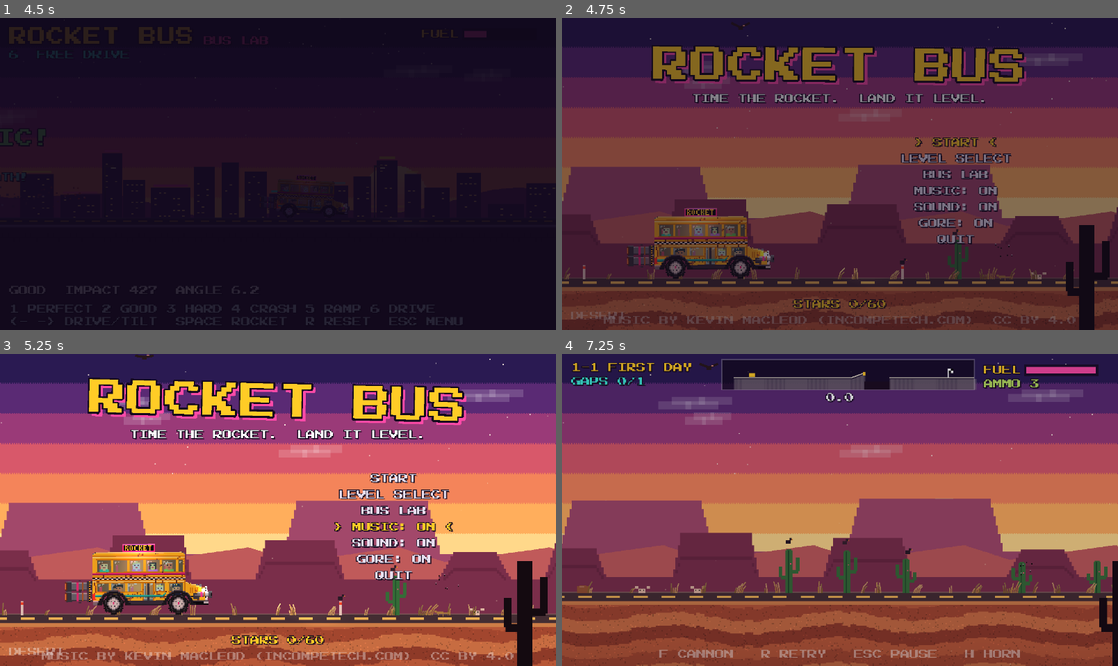
Above: before the commit, frames 1-4 (two rows, left to right).
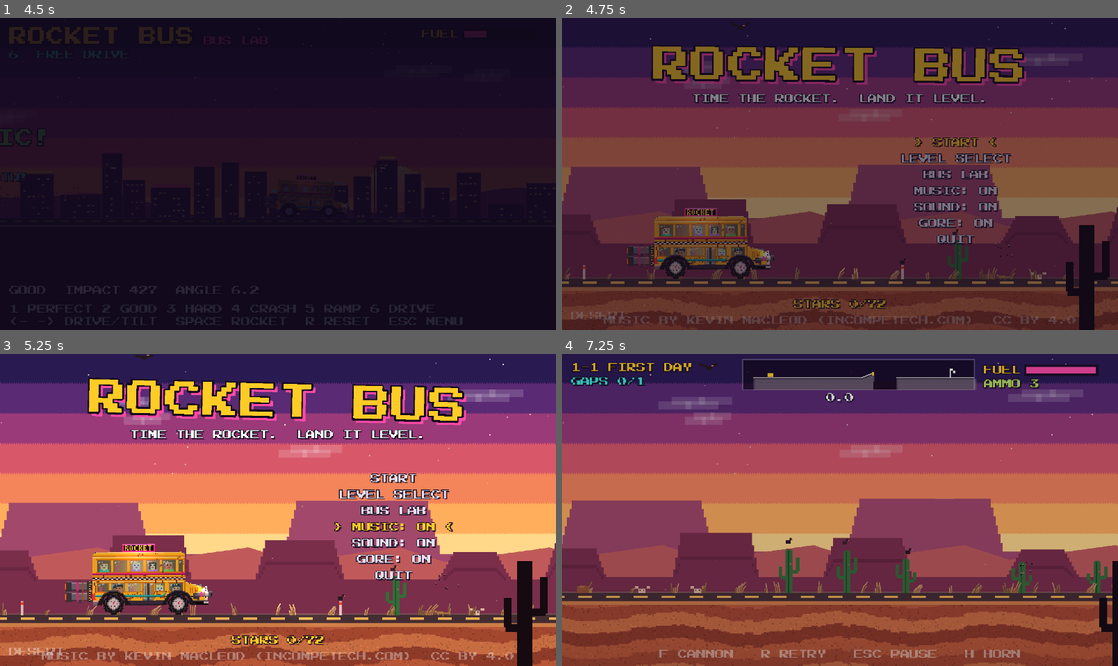
Above: after the commit, the same moments.

Repository: pwshfan1980h/rocket-bus
Game: Godot game, scene res://scenes/bus_lab.tscn
Same seed, same stepped clock (60 frames per second), same inputs: the game is played once before the commit and once after it. This scene is started directly instead of the project's main scene.
Inputs (mouse positions are in pixels of both pictures, inside the frame that each line leads up to):
- Up to frame 1 (4.5 s): tap Enter (ui_accept) at 0.5, 0.77, 1.07, 3.77, 4.07 s; move the mouse to (400, 158) at 0.52 s; hold D (move_right) 0.53-1.25 s; hold Space (rocket) 0.53-1.25 s; click (400, 158) at 0.67 s; drag from (166, 189) to (250, 236) at 1.27 s; move the mouse to (333, 105) at 2.02 s; hold D (move_right) 2.03-2.75 s; hold Space (rocket) 2.03-2.75 s; tap H (horn) at 2.1 s; drag from (250, 236) to (111, 127) at 2.77 s; move the mouse to (444, 220) at 3.52 s; hold A (move_left) 3.53-4.25 s; hold Space (rocket) 3.53-4.25 s; tap J at 3.6 s; tap Escape (pause) at 4.15 s; drag from (111, 127) to (194, 96) at 4.27 s
- Up to frame 2 (4.75 s): no input
- Up to frame 3 (5.25 s): move the mouse to (305, 510) at 5.02 s; hold Down (ui_down) from 5.03 s (still down); hold Space (rocket) from 5.03 s (still down); tap 0 at 5.1 s; click (305, 510) at 5.17 s
- Up to frame 4 (7.25 s): tap R (reset) at 5.65 s; release Down (ui_down) at 5.75 s; release Space (rocket) at 5.75 s; drag from (756, 432) to (728, 525) at 5.77 s; move the mouse to (962, 494) at 6.52 s; hold Up (ui_up) from 6.53 s (still down); hold Space (rocket) from 6.53 s (still down); tap Enter (ui_accept) at 6.77, 7.07 s

Frame 1 is identical in both runs. In frame 2, less than 0.1% of the frame differs, in the area x 54-59%, y 90-94%; in frame 3, less than 0.1%; in frame 4, 0.7%, in the area x 28-71%, y 1-12%.

Commit message:
Phase F (part 3): the Moon - world 6, 40% gravity, Earth in the sky
- Moon biome: starfield, Earth (clouds, night side), crater hills, lunar props
  (Rocket Bus flags, landers, dishes), spacey hum + Space Fighter Loop
- Per-world gravity; floaty 40% gravity on the Moon (bot prediction uses it)
- Four Moon levels with long low-g gaps and tight fuel tanks
- Level select grows to 6 worlds x 4 levels; menu can show the Moon

Co-Authored-By: Claude Opus 5.5 <noreply@anthropic.com>

Diff:
--- a/scripts/game/level.gd
+++ b/scripts/game/level.gd
@@ -343,10 +343,11 @@
 		target_angle = atan2(ahead - land_y, 30.0)
 		if p.x > next.x0 - 70 and p.x < next.x1:
 			var dy := land_y - 31 - p.y
-			var t := (-v.y + sqrt(maxf(0.0, v.y * v.y + 2 * 700 * dy))) / 700.0  # time to fall to the landing height
+			var g: float = PhysicsServer2D.area_get_param(get_world_2d().space, PhysicsServer2D.AREA_PARAM_GRAVITY)
+			var t := (-v.y + sqrt(maxf(0.0, v.y * v.y + 2 * g * dy))) / g  # time to fall to the landing height
 			# Keep burning until the ballistic arc lands past the gap AND clears the far lip.
 			var t_lip: float = maxf(0.0, (next.x1 + 20 - p.x) / maxf(v.x, 1.0))
-			var y_at_lip: float = p.y + v.y * t_lip + 350.0 * t_lip * t_lip
+			var y_at_lip: float = p.y + v.y * t_lip + g * 0.5 * t_lip * t_lip
 			var clears: bool = y_at_lip < next.land_y - 42 or p.x > next.x1
 			fire = p.x + v.x * t < next.x1 + 130 or not clears or not bus.airborne
 	if bus.airborne:
@@ -391,7 +392,7 @@
 	_label(layer, "%s %s" % [Levels.code(index), def.title], Vector2(8, 8), 8, Color("#ffcc26"), 2)
 	_hud.gaps = _label(layer, "GAPS 0/%d" % world.terrain.gaps.size(), Vector2(8, 20), 8, Color("#3cf0dc"), 2)
 	var minimap := Minimap.new().setup(world, bus)
-	minimap.position = Vector2(138, 5)
+	minimap.position = Vector2(156, 5)
 	layer.add_child(minimap)
 	_hud.time = _label(layer, "0.0", Vector2(0, 34), 8, Color.WHITE, 2)
 	_hud.time.size.x = 480
--- a/scripts/game/levels.gd
+++ b/scripts/game/levels.gd
@@ -2,7 +2,7 @@
 ## The 20 levels: 5 worlds x 4. Segment format is documented in terrain.gd.
 ## Gap dy is relative to the road before the ramp (negative = land higher).
 
-const WORLDS := ["DESERT", "JUNGLE", "MOUNTAINS", "SNOW", "VOLCANO"]
+const WORLDS := ["DESERT", "JUNGLE", "MOUNTAINS", "SNOW", "VOLCANO", "MOON"]
 ## The ramp alone carries the bus ~200px, so every gap gets this much extra to make the rocket matter.
 const GAP_EXTRA := 100.0
 
@@ -89,6 +89,18 @@
 			_f(300), _j(150, 55, 320, "lava"), _f(200), _j(150, 55, 340, "chasm", -40), _f(200), _fuel(),
 			_f(80), _j(160, 60, 360, "lava"), _f(200), _j(150, 55, 340, "lava", 40), _s(200, 30), _fuel(),
 			_f(80), _j(160, 60, 380, "lava"), _f(200), _j(160, 60, 400, "lava"), _f(500), _end()]),
+		# --- World 6: Moon (40% gravity: long, floaty jumps) -------------------------
+		_lvl("ONE SMALL HOP", "moon", 70, "Low gravity. Easy on the rocket.", [
+			_f(500), _j(150, 45, 610, "chasm"), _f(500), _end()]),
+		_lvl("CRATER HOPPER", "moon", 60, "Craters everywhere. Float between them.", [
+			_f(400), _j(150, 45, 670, "chasm"), _f(400), _h(400, 24, 2), _j(150, 50, 750, "chasm", -30),
+			_f(500), _end()]),
+		_lvl("DARK SIDE", "moon", 60, "Nobody's out here to see you crash.", [
+			_f(400), _j(150, 50, 750, "chasm"), _f(350), _fuel(), _f(100), _j(160, 55, 870, "chasm", 40),
+			_f(400), _j(150, 50, 810, "chasm", -40), _f(500), _end()]),
+		_lvl("EARTHRISE", "moon", 60, "The last stop is 238,900 miles from home.", [
+			_f(400), _j(150, 50, 810, "chasm"), _f(300), _j(160, 55, 900, "chasm", -40), _f(300), _fuel(),
+			_f(100), _j(160, 55, 960, "chasm", 40), _f(300), _j(170, 60, 1040, "chasm"), _f(600), _end()]),
 	]
 
 
--- a/scripts/lab/bus_lab.gd
+++ b/scripts/lab/bus_lab.gd
@@ -33,6 +33,7 @@
 
 
 func _ready() -> void:
+	World.set_space_gravity(get_world_2d(), 1.0)
 	_args = OS.get_cmdline_user_args()
 	var night := CanvasModulate.new()
 	night.color = Color(0.68, 0.6, 0.84)
--- a/scripts/ui/level_select.gd
+++ b/scripts/ui/level_select.gd
@@ -2,9 +2,9 @@
 ## 5 worlds x 4 levels. Arrows/WASD + Enter, or click. Esc goes back.
 ## U unlocks everything (handy while testing).
 
-const BIOME_OF := ["desert", "jungle", "mountain", "snow", "volcano"]
-const CELL := Vector2(66, 30)
-const ORIGIN := Vector2(98, 44)
+const BIOME_OF := ["desert", "jungle", "mountain", "snow", "volcano", "moon"]
+const CELL := Vector2(66, 26)
+const ORIGIN := Vector2(98, 38)
 
 var sel := 0
 var _cells: Array[Dictionary] = []
@@ -25,7 +25,7 @@
 	shade.size = Vector2(480, 270)
 	add_child(shade)
 	_text("LEVEL SELECT", Vector2(0, 10), 16, Color("#ffcc26"), 4, 480)
-	for w in 5:
+	for w in BIOME_OF.size():
 		_text(Levels.WORLDS[w], Vector2(8, ORIGIN.y + w * CELL.y + 9), 8, Color("#3cf0dc"), 2, 90).horizontal_alignment = HORIZONTAL_ALIGNMENT_LEFT
 		for l in 4:
 			var i := w * 4 + l
@@ -37,7 +37,7 @@
 			box.gui_input.connect(_on_cell_input.bind(i))
 			add_child(box)
 			var code := _text(Levels.code(i), pos + Vector2(0, 4), 8, Color.WHITE, 2, CELL.x)
-			var stars := _text("", pos + Vector2(0, 15), 8, Color("#ffcc26"), 2, CELL.x)
+			var stars := _text("", pos + Vector2(0, 13), 8, Color("#ffcc26"), 2, CELL.x)
 			_cells.append({"box": box, "code": code, "stars": stars})
 	_info_title = _text("", Vector2(0, 202), 8, Color("#ffcc26"), 2, 480)
 	_info_blurb = _text("", Vector2(0, 216), 8, Color.WHITE, 2, 480)
@@ -71,7 +71,7 @@
 		_refresh()
 	if move != Vector2i.ZERO:
 		var col := clampi(sel % 4 + move.x, 0, 3)
-		var row := clampi(sel / 4 + move.y, 0, 4)
+		var row := clampi(sel / 4 + move.y, 0, BIOME_OF.size() - 1)
 		sel = row * 4 + col
 		Audio.play("ui_move", -8.0)
 		_refresh()
--- a/scripts/ui/main_menu.gd
+++ b/scripts/ui/main_menu.gd
@@ -1,7 +1,7 @@
 extends Node2D
 ## Start screen: a parked bus idling in a random world, the logo, and the menu.
 
-const WORLDS := ["desert", "jungle", "mountain", "snow", "volcano", "city"]
+const WORLDS := ["desert", "moon", "jungle", "mountain", "snow", "volcano", "city"]
 
 static var _visit := 0
 
--- a/scripts/ui/minimap.gd
+++ b/scripts/ui/minimap.gd
@@ -4,7 +4,7 @@
 ## to far ahead, with gaps (coloured by kind), ramps, blockers, barrels, pickups,
 ## the finish flag and the bus itself. Gives foresight at high speed.
 
-const W := 218.0
+const W := 200.0
 const H := 26.0
 const BEHIND := 350.0
 const AHEAD := 2650.0
--- a/scripts/world/backdrop.gd
+++ b/scripts/world/backdrop.gd
@@ -102,6 +102,8 @@
 		if sun.get("moon", false):
 			for crater in [Vector3(-4, -3, 3), Vector3(5, 4, 2), Vector3(2, -7, 1.5)]:
 				draw_circle(c + Vector2(crater.x, crater.y), crater.z, Color(0.7, 0.74, 0.88))
+	if biome.get("earth", false):
+		_draw_earth(Vector2(360, 58), 20.0)
 	for cl in _clouds:
 		var x := fposmod(cl.x - cam_x * 0.02 + _time * 4.0 * cl.z, LOOP + 120) - 60
 		if x < SIZE.x + 60:
@@ -112,6 +114,20 @@
 		for i in 5:
 			var x := fposmod(i * 211.0 + _time * 6.0, LOOP) - 100
 			draw_rect(Rect2(x, 20 + i * 11, 160, 10), Color(0.1, 0.02, 0.02, 0.25))
+
+
+func _draw_earth(c: Vector2, r: float) -> void:
+	for dy in range(-int(r), int(r) + 1):
+		var half := sqrt(maxf(0.0, r * r - dy * dy))
+		for dx in range(-int(half), int(half) + 1):
+			var land := sin((dx + _time * 2.0) * 0.35) * cos(dy * 0.4) + sin(dx * 0.17 + dy * 0.23) > 0.9
+			var col := Color("#3a7ae0") if not land else Color("#4aa050")
+			if sin(dx * 0.5 + dy * 0.9 + _time) > 0.93:
+				col = Color("#f0f4ff")  # clouds
+			if dx > half - 6:  # night side
+				col = col.darkened(0.6)
+			draw_rect(Rect2(c.x + dx, c.y + dy, 1, 1), col)
+	draw_arc(c, r + 1.5, 0, TAU, 32, Color(0.5, 0.7, 1.0, 0.35), 2.0)
 
 
 func _draw_heights(layer: Dictionary, base: float, scroll: float) -> void:
@@ -226,6 +242,20 @@
 					var idx := (x + k + n) % n
 					h[idx] = maxf(h[idx], th - absf(k) * th / w)
 				x += rng.randi_range(3, 7)
+		"craters":
+			var p1 := rng.randf() * TAU
+			for i in n:
+				h[i] = max_h * (0.5 + 0.25 * sin(i * COL / 90.0 + p1))
+			for k in 9:  # scoop out craters with raised rims
+				var cx := rng.randi() % n
+				var r := rng.randi_range(8, 22)
+				for d in range(-r - 3, r + 4):
+					var idx := (cx + d + n) % n
+					var t := absf(d) / float(r)
+					if t < 1.0:
+						h[idx] -= (1.0 - t * t) * r * 0.9
+					elif t < 1.3:
+						h[idx] += 3.0
 		"canopy":
 			for i in n:
 				h[i] = max_h * 0.35
--- a/scripts/world/biomes.gd
+++ b/scripts/world/biomes.gd
@@ -117,6 +117,25 @@
 		"chatter": ["IS THAT LAVA?!", "IT'S GETTING HOT IN HERE", "I SMELL SMOKE", "WHY IS THE SKY RED?",
 			"THIS IS FINE"],
 	},
+	"moon": {
+		"title": "MOON",
+		"sky": ["#02020a", "#04040e", "#060614", "#08081a", "#0a0a20", "#0c0c26", "#10102c"],
+		"sun": {"r": 0}, "earth": true,
+		"stars": 1.6, "aurora": false,
+		"modulate": Color(0.82, 0.84, 0.95),
+		"layers": [
+			{"kind": "craters", "parallax": 0.04, "color": "#3a3a48", "h": 70},
+			{"kind": "craters", "parallax": 0.12, "color": "#2c2c38", "h": 48},
+			{"kind": "craters", "parallax": 0.26, "color": "#1e1e28", "h": 30},
+		],
+		"ground": {"road": "#5a5a66", "edge": "#a8a8b4", "line": "#e8e8f0", "shoulder": "#b0b0ba",
+			"body": ["#8a8a94", "#7a7a86", "#9a9aa4", "#6a6a76"]},
+		"decor": ["moonrock", "moonrock", "flag", "lander", "dish"], "fg": "",
+		"life": ["dust"], "gravity": 0.4,
+		"music": "music_moon", "ambience": "amb_moon_loop", "friction": 0.85,
+		"chatter": ["ONE SMALL STEP...", "I'M FLOATING!", "IS THAT EARTH?", "WHY IS THE BUS FLOATY?",
+			"I CAN'T BREATHE! ...OH WAIT."],
+	},
 }
 
 
--- a/scripts/world/props.gd
+++ b/scripts/world/props.gd
@@ -127,6 +127,10 @@
 			"palm": _palm(p, s, f)
 			"hydrant": _hydrant(p)
 			"warn": _warn(p)
+			"moonrock": _rock(p, s * 0.8)
+			"flag": _flag(p)
+			"lander": _lander(p, f)
+			"dish": _dish(p, f)
 			"busstop": _busstop(p)
 
 
@@ -263,6 +267,34 @@
 	_r(p.x - 2, p.y - 8, 5, 8, Color("#d8303a"))
 	_r(p.x - 3, p.y - 5, 7, 2, Color("#d8303a"))
 	_r(p.x - 1, p.y - 9, 3, 1, Color("#f05060"))
+
+
+func _flag(p: Vector2) -> void:
+	_r(p.x, p.y - 34, 1, 34, Color("#c8c8d0"))
+	_r(p.x + 1, p.y - 34, 16, 10, Color("#ffcc26"))
+	_r(p.x + 1, p.y - 30, 16, 2, Color("#1a1420"))  # checker band
+	for k in 8:
+		_r(p.x + 1 + k * 2, p.y - 30 + (k % 2), 1, 1, Color.WHITE)
+	_r(p.x + 4, p.y - 33, 8, 2, Color("#ff4aa8"))
+
+
+func _lander(p: Vector2, f: float) -> void:
+	var gold := Color("#d8a830")
+	_r(p.x - 10, p.y - 22, 20, 12, gold)
+	_r(p.x - 10, p.y - 22, 20, 2, gold.lightened(0.3))
+	_r(p.x - 7, p.y - 32, 14, 10, Color("#b8b8c4"))
+	_r(p.x - 3, p.y - 29, 5, 4, Color("#1a1a2a"))
+	for side in [-1, 1]:
+		draw_line(Vector2(p.x + side * 9, p.y - 12), Vector2(p.x + side * 15, p.y), Color("#a0a0aa"), 1.0)
+		_r(p.x + side * 15 - 2, p.y - 1, 4, 1, Color("#a0a0aa"))
+	_r(p.x + 5 * f, p.y - 36, 1, 4, Color("#c8c8d0"))
+
+
+func _dish(p: Vector2, f: float) -> void:
+	_r(p.x - 1, p.y - 16, 2, 16, Color("#a0a0aa"))
+	draw_arc(Vector2(p.x + 2 * f, p.y - 22), 8, PI * 0.1, PI * 1.1, 10, Color("#e0e0ea"), 3.0)
+	draw_line(Vector2(p.x + 2 * f, p.y - 22), Vector2(p.x + 8 * f, p.y - 28), Color("#c8c8d0"), 1.0)
+	_r(p.x + 8 * f - 1, p.y - 29, 2, 2, Color("#ff4040"))
 
 
 func _warn(p: Vector2) -> void:
--- a/scripts/world/weeds.gd
+++ b/scripts/world/weeds.gd
@@ -24,6 +24,8 @@
 	}
 	var dense := {"JUNGLE": 3, "MOUNTAINS": 2, "DESERT": 1, "BAY CITY": 1, "SNOW": 1, "VOLCANO": 1}
 	var title: String = terrain.biome.title
+	if title == "MOON":  # nothing grows up there
+		return
 	for c in palette.get(title, palette.DESERT):
 		_colors.append(Color(c))
 	var rng := RandomNumberGenerator.new()
--- a/scripts/world/world.gd
+++ b/scripts/world/world.gd
@@ -74,6 +74,15 @@
 	return self
 
 
+func _ready() -> void:
+	set_space_gravity(get_world_2d(), Biomes.get_biome(biome_name).get("gravity", 1.0))
+
+
+static func set_space_gravity(w: World2D, scale: float) -> void:
+	PhysicsServer2D.area_set_param(w.space, PhysicsServer2D.AREA_PARAM_GRAVITY,
+			ProjectSettings.get_setting("physics/2d/default_gravity") * scale)
+
+
 func spawn_bus(at := Vector2.INF, fuel := 100.0, vel := Vector2.ZERO) -> Bus:
 	if bus:
 		bus.queue_free()
